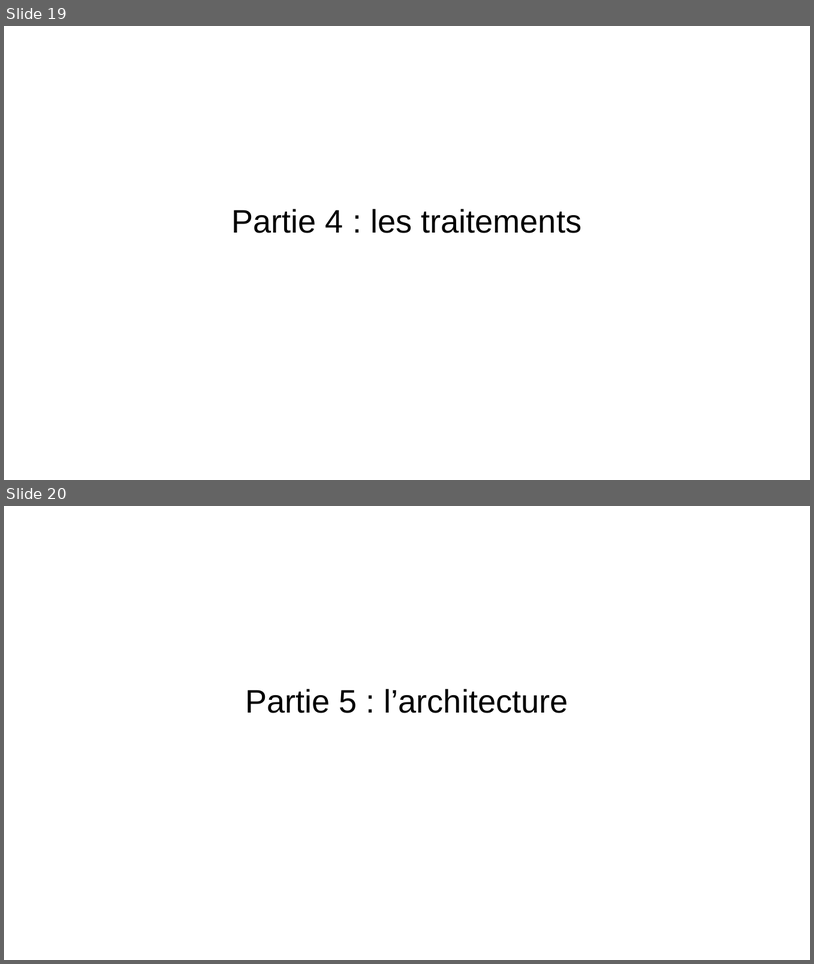
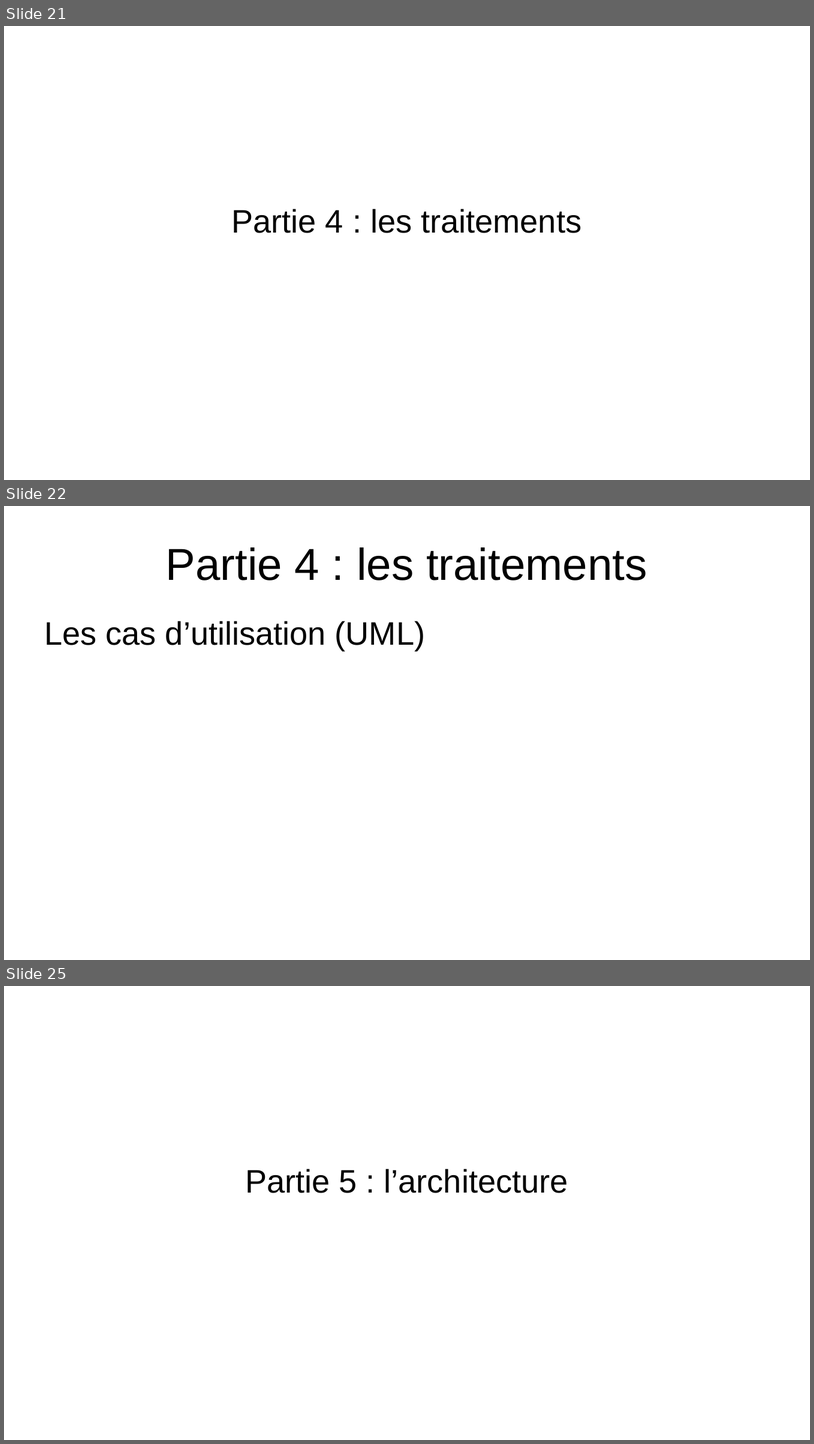
Before and after one commit to EmmaBroudic/Projet-Nooky, a slide deck: doc/Nooky.odp. Shown one above the other, each under a label of ours: slides 19 and 20 before the commit, slides 21, 22 and 25 after it; the slides between them are not shown. The pictures are 814x964 and 814x1444 pixels, drawn with LibreOffice and Linux fonts; fonts in the diff are those of the drawing. Boxes give left, top, right and bottom in pixels: in the first picture for what was removed or moved away, otherwise in the second. Text is boxed around its words. In the diff, an @@ line names an element or a change of style, - is before the commit and + after.

```diff
--- a/doc/Nooky.odp
+++ b/doc/Nooky.odp
@@ slide 22 added at (4,506,810,960), background #FFFFFF @@
@@ title added at (166,547,647,580), 44 pt, text #000000 @@
+Partie 4 : les traitements
@@ text added at (44,621,425,650), 32 pt, text #000000 @@
+Les cas d’utilisation (UML)
@@ what was slide 19 is now slide 21 @@
@@ what was slide 20 is now slide 25 @@
```
Also in this commit, not shown: 2 slides changed, 28 other slides added, 8 other files.
